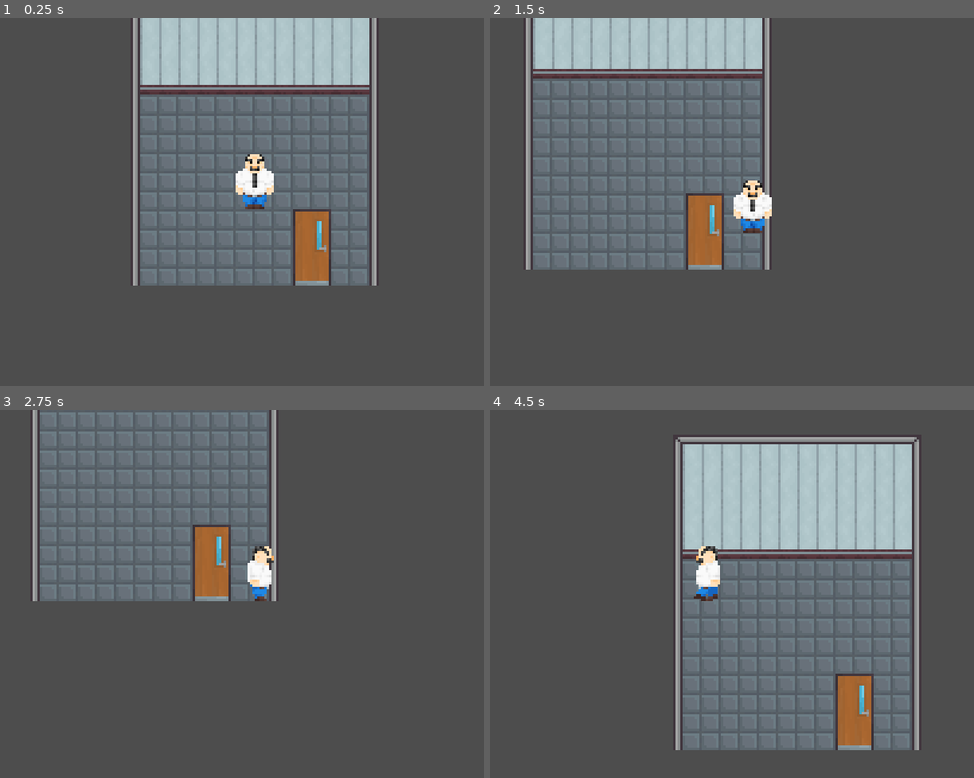
Above: before the commit, frames 1-4 (two rows, left to right).
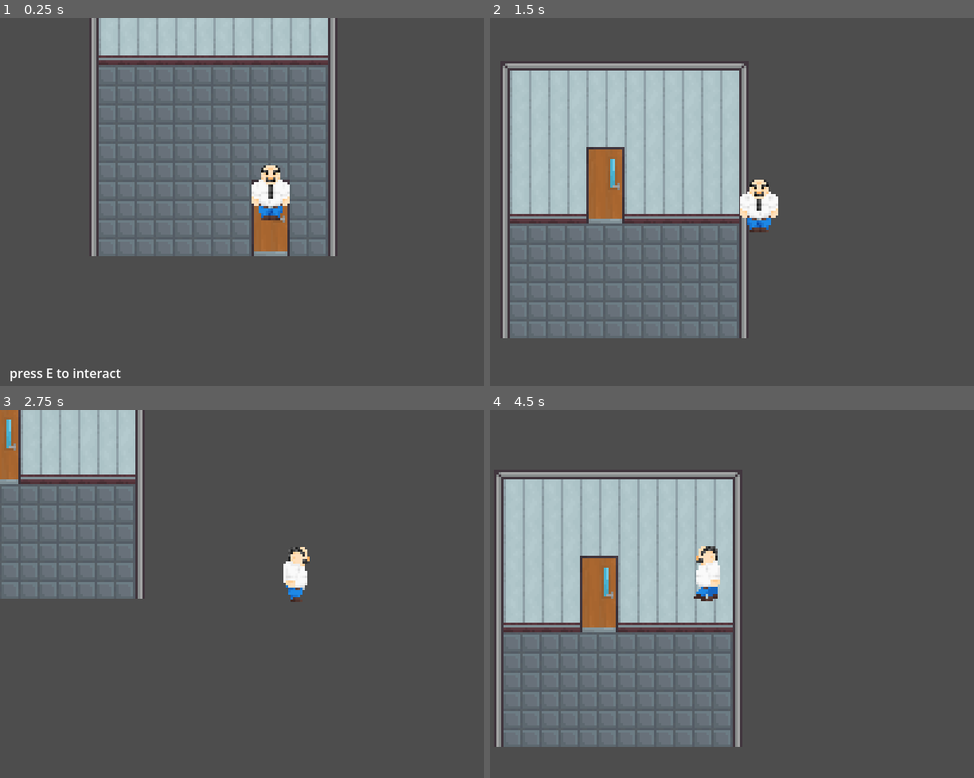
Above: after the commit, the same moments.

Repository: ShlimerAFK/GameJam
Game: Godot game, scene res://scenes/office_1.tscn
Two runs of this game, one before a commit and one after it. Both use one fixed random seed, a clock stepped at 60 frames per second and the inputs below. This scene is started directly instead of the project's main scene.
Inputs:
- Up to frame 1 (0.25 s): no input
- Up to frame 2 (1.5 s): tap E (interact) at 0.5 s; hold D (right) 0.53-1.28 s; tap 1 (1) at 0.6 s; tap 2 (2) at 0.8, 1.35 s; hold S (down) from 1.28 s (still down)
- Up to frame 3 (2.75 s): tap 3 (3) at 1.55, 2.1 s; release S (down) at 2.03 s; hold D (right) from 2.03 s (still down); tap 4 (4) at 2.3 s
- Up to frame 4 (4.5 s): release D (right) at 2.78 s; hold W (up) 2.78-3.53 s; tap 4 (4) at 2.85 s; tap 1 (1) at 3.05, 3.6 s; hold A (left) from 3.53 s (still down); tap 2 (2) at 3.8, 4.35 s

The runs differ from the first frame. In frame 1, 24% of the frame differs, in the area x 2-78%, y 0-99%; in frame 2, 39%; in frame 3, 21%; in frame 4, 56%, in the area x 1-89%, y 7-93%.
Error before the commit: Invalid access to property or key 'global_position' on a base object of type 'null instance'. (res://scripts/generic/root_node.gd:7)

Commit message:
Update office_1.tscn

Diff:
--- a/scenes/office_1.tscn
+++ b/scenes/office_1.tscn
@@ -37,7 +37,7 @@
 position = Vector2(0, 42)
 shape = SubResource("RectangleShape2D_q7uuk")
 
-[node name="Door1" parent="Tilemaps" unique_id=148327902 instance=ExtResource("6_e1il7")]
+[node name="Door1" parent="." unique_id=148327902 instance=ExtResource("6_e1il7")]
 position = Vector2(24, 17)
 scene_destination = "roomTest2.tscn"
 destination_door_name = "Door1"
